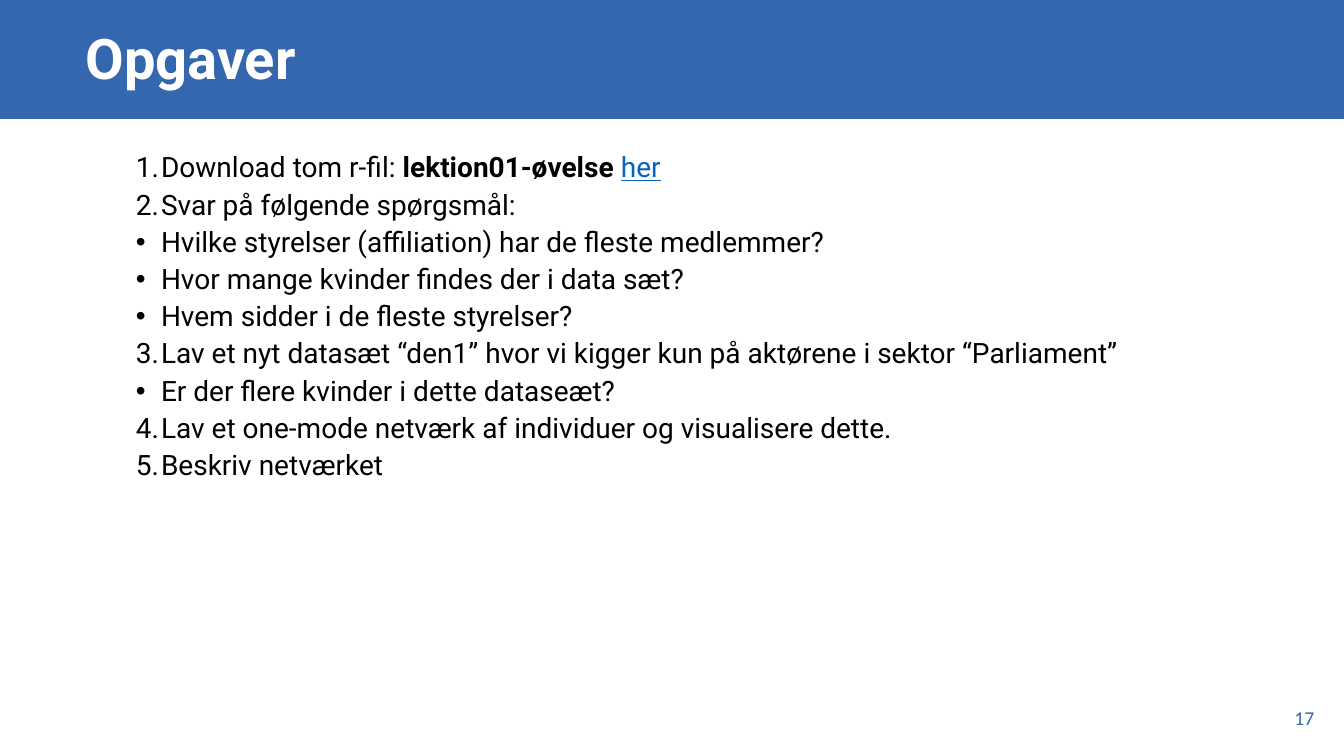
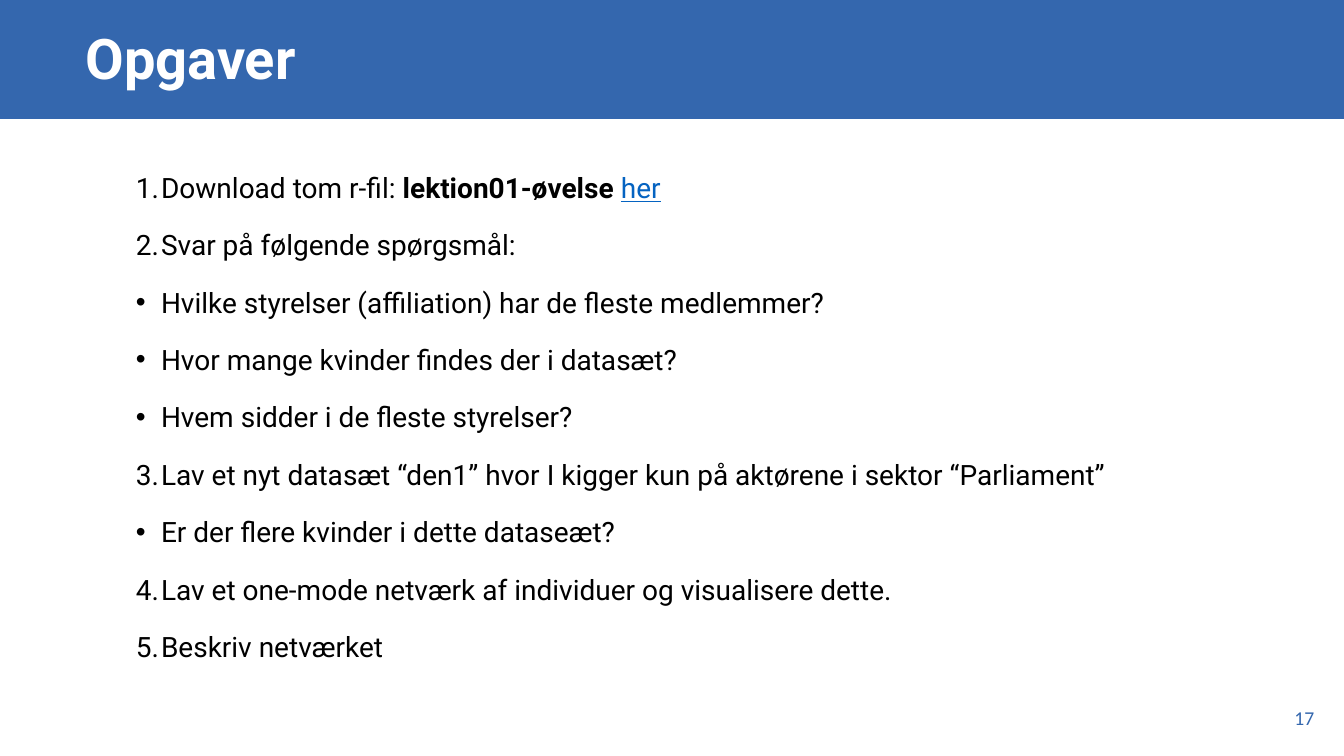
Before and after one commit to GamerdingerA/agamerdinger, a slide deck: slide 17 of content/teaching/virksomhedsstrategi/lektion01-powerpoint.pptx. Drawn at 1344x756 pixels with LibreOffice and Linux fonts; fonts in the diff are those of the drawing. Boxes give left, top, right and bottom in pixels: in the first picture for what was removed or moved away, otherwise in the second. Text is boxed around its words. In the diff, an @@ line names an element or a change of style, - is before the commit and + after.

```diff
--- a/content/teaching/virksomhedsstrategi/lektion01-powerpoint.pptx
+++ b/content/teaching/virksomhedsstrategi/lektion01-powerpoint.pptx
@@ text at bbox=[136, 176, 891, 658]: line spacing 0.9 to 1.5 @@
@@ text at bbox=[161, 348, 677, 376]: text changed @@
-  • Hvor mange kvinder findes der i data sæt?
+  • Hvor mange kvinder findes der i datasæt?
@@ text at bbox=[136, 462, 1105, 491]: text changed @@
-  3. Lav et nyt datasæt “den1” hvor vi kigger kun på aktørene i sektor “Parliament”
+  3. Lav et nyt datasæt “den1” hvor I kigger kun på aktørene i sektor “Parliament”
```
Also in this commit, not shown: 8 other slides changed, 4 other files.
